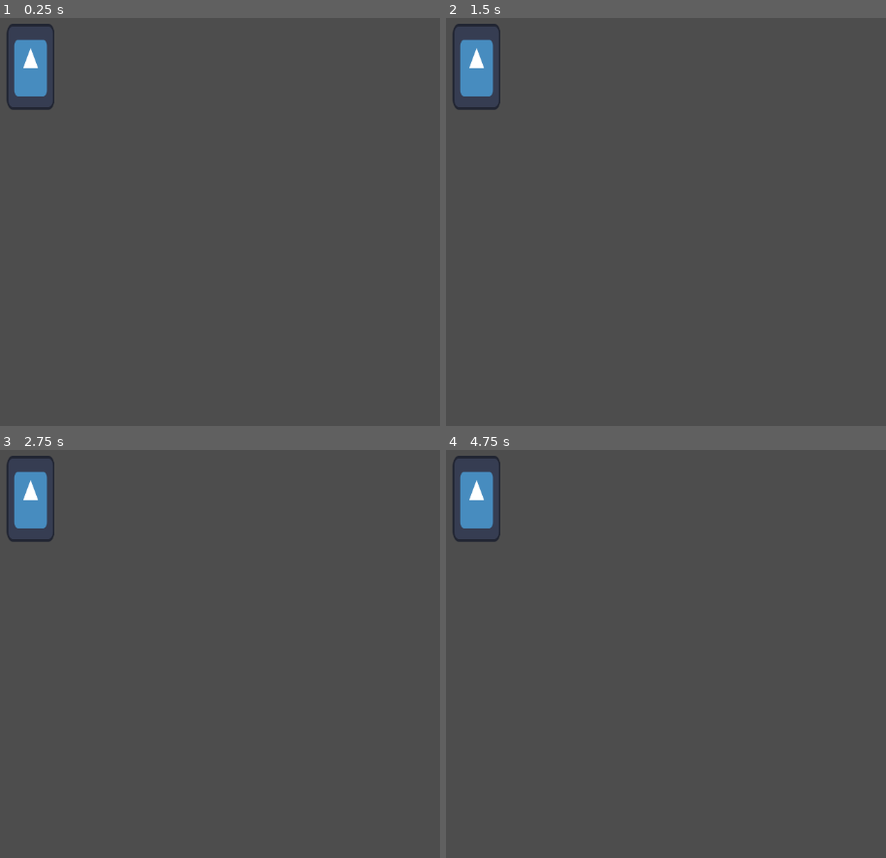
Above: before the commit, frames 1-4 (two rows, left to right).
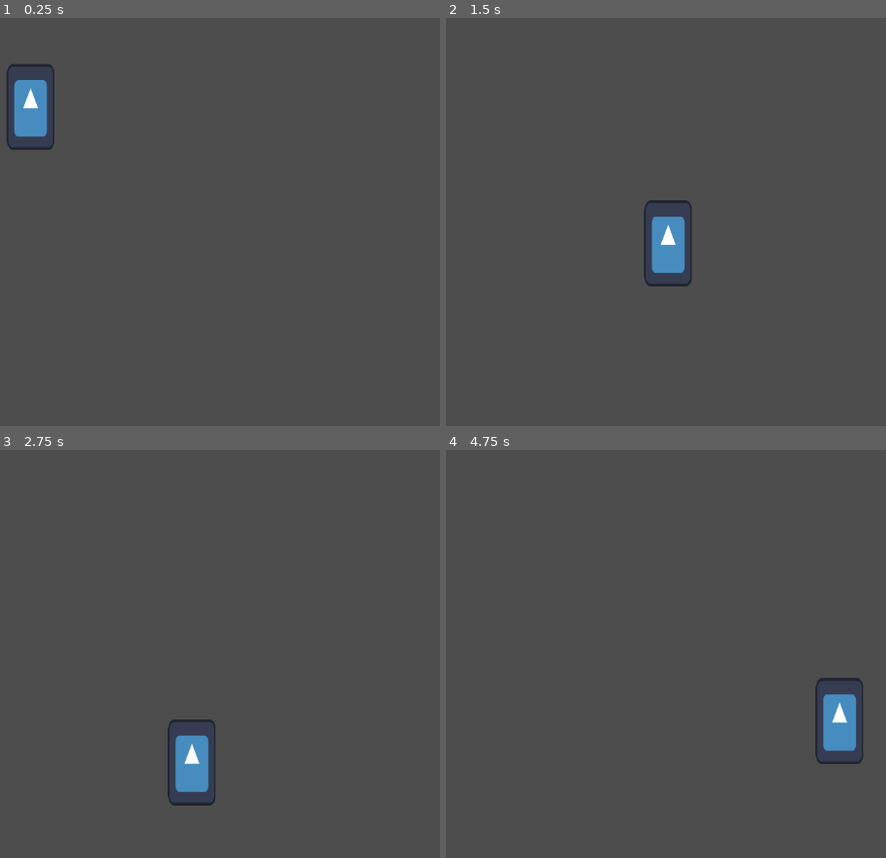
Above: after the commit, the same moments.

Repository: Bastinoroni96/bae_deleon_salangad_GameOutput2
Game: Godot game, scene res://scenes/world.tscn
Same seed, same stepped clock (60 frames per second), same inputs: the game is played once before the commit and once after it. Before the commit the project starts from res://world.tscn. The engine's default icon, where the game draws it, is replaced by a stand-in: a white triangle on a blue panel in a dark square.
Inputs:
- Up to frame 1 (0.25 s): no input
- Up to frame 2 (1.5 s): hold D (move_right, bound only after the commit) from 0.53 s (still down); tap Space (jump, bound only after the commit) at 0.6, 0.77, 1.07, 1.35 s
- Up to frame 3 (2.75 s): tap Space (jump, bound only after the commit) at 1.52, 1.82, 2.1 s; release D (move_right, bound only after the commit) at 2.03 s; hold A (move_left, bound only after the commit) from 2.03 s (still down)
- Up to frame 4 (4.75 s): release A (move_left, bound only after the commit) at 2.78 s; hold D (move_right, bound only after the commit) 2.78-4.28 s; tap Space (jump, bound only after the commit) at 2.85, 3.02, 3.32, 3.6, 3.77, 4.07, 4.35, 4.52 s; hold A (move_left, bound only after the commit) from 4.28 s (still down)

The runs differ from the first frame. In frame 1, 1.9% of the frame differs, in the area x 1-13%, y 1-33%; in frame 2, 2.8%, in the area x 1-56%, y 1-66%; in frame 3, 2.7%; in frame 4, 2.8%.

Commit message:
added phsyics to sprite

Diff:
--- a/project.godot
+++ b/project.godot
@@ -11,9 +11,27 @@
 [application]
 
 config/name="bae_deleon_salangad_gameoutput2"
-run/main_scene="res://world.tscn"
+run/main_scene="res://scenes/world.tscn"
 config/features=PackedStringArray("4.3", "GL Compatibility")
 config/icon="res://icon.svg"
+
+[input]
+
+move_left={
+"deadzone": 0.5,
+"events": [Object(InputEventKey,"resource_local_to_scene":false,"resource_name":"","device":0,"window_id":0,"alt_pressed":false,"shift_pressed":false,"ctrl_pressed":false,"meta_pressed":false,"pressed":false,"keycode":0,"physical_keycode":65,"key_label":0,"unicode":0,"location":0,"echo":false,"script":null)
+]
+}
+move_right={
+"deadzone": 0.5,
+"events": [Object(InputEventKey,"resource_local_to_scene":false,"resource_name":"","device":0,"window_id":0,"alt_pressed":false,"shift_pressed":false,"ctrl_pressed":false,"meta_pressed":false,"pressed":false,"keycode":0,"physical_keycode":68,"key_label":0,"unicode":0,"location":0,"echo":false,"script":null)
+]
+}
+jump={
+"deadzone": 0.5,
+"events": [Object(InputEventKey,"resource_local_to_scene":false,"resource_name":"","device":0,"window_id":0,"alt_pressed":false,"shift_pressed":false,"ctrl_pressed":false,"meta_pressed":false,"pressed":false,"keycode":0,"physical_keycode":32,"key_label":0,"unicode":0,"location":0,"echo":false,"script":null)
+]
+}
 
 [rendering]
 
--- a/player.tscn
+++ b/scenes/player.tscn
@@ -1,11 +1,13 @@
-[gd_scene load_steps=3 format=3 uid="uid://d4aawan8gdiqu"]
+[gd_scene load_steps=4 format=3 uid="uid://d4aawan8gdiqu"]
 
 [ext_resource type="Texture2D" uid="uid://b10ucrxmbbx1a" path="res://icon.svg" id="1_alurg"]
+[ext_resource type="Script" path="res://scripts/player.gd" id="1_w70oe"]
 
 [sub_resource type="RectangleShape2D" id="RectangleShape2D_h18an"]
 size = Vector2(70, 128)
 
 [node name="Player" type="CharacterBody2D"]
+script = ExtResource("1_w70oe")
 
 [node name="Sprite2D" type="Sprite2D" parent="."]
 position = Vector2(0, -64)
--- /dev/null
+++ b/scenes/world.tscn
@@ -0,0 +1,10 @@
+[gd_scene load_steps=2 format=3 uid="uid://cyoijabfpvpw"]
+
+[ext_resource type="PackedScene" uid="uid://d4aawan8gdiqu" path="res://scenes/player.tscn" id="1_sltry"]
+
+[node name="World" type="Node2D"]
+
+[node name="Player" parent="." instance=ExtResource("1_sltry")]
+position = Vector2(543, 177)
+
+[node name="Platform" type="StaticBody2D" parent="."]
--- /dev/null
+++ b/scripts/player.gd
@@ -0,0 +1,23 @@
+extends CharacterBody2D
+
+@export var speed = 300
+@export var gravity = 30
+@export var jump_force = 300
+
+
+func _physics_process(delta):
+	if !is_on_floor():
+		velocity.y += gravity
+		if velocity.y > 1000:
+			velocity.y = 1000
+
+	if Input.is_action_just_pressed("jump"):
+		velocity.y = -jump_force
+
+	var horizontal_direction = Input.get_axis("move_left","move_right")
+
+	velocity.x = speed * horizontal_direction
+
+	move_and_slide()
+
+	print(velocity)
--- a/world.tscn
+++ /dev/null
@@ -1,8 +0,0 @@
-[gd_scene load_steps=2 format=3 uid="uid://cyoijabfpvpw"]
-
-[ext_resource type="PackedScene" uid="uid://d4aawan8gdiqu" path="res://player.tscn" id="1_mik8n"]
-
-[node name="World" type="Node2D"]
-
-[node name="Player" parent="." instance=ExtResource("1_mik8n")]
-position = Vector2(543, 177)
